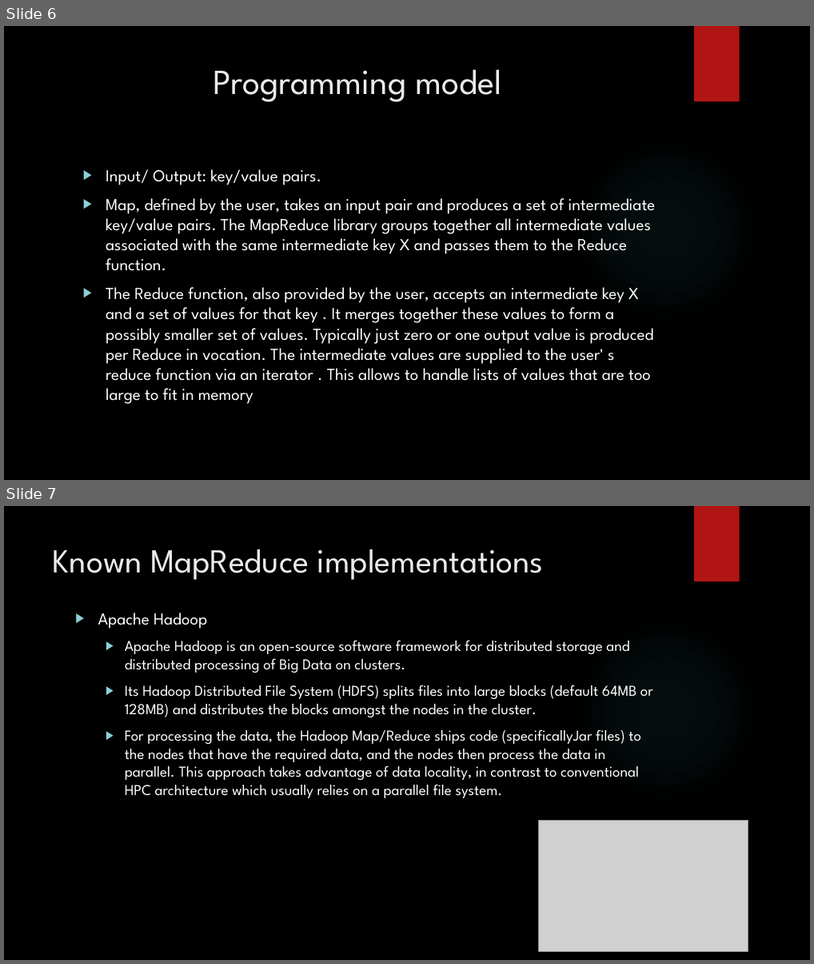
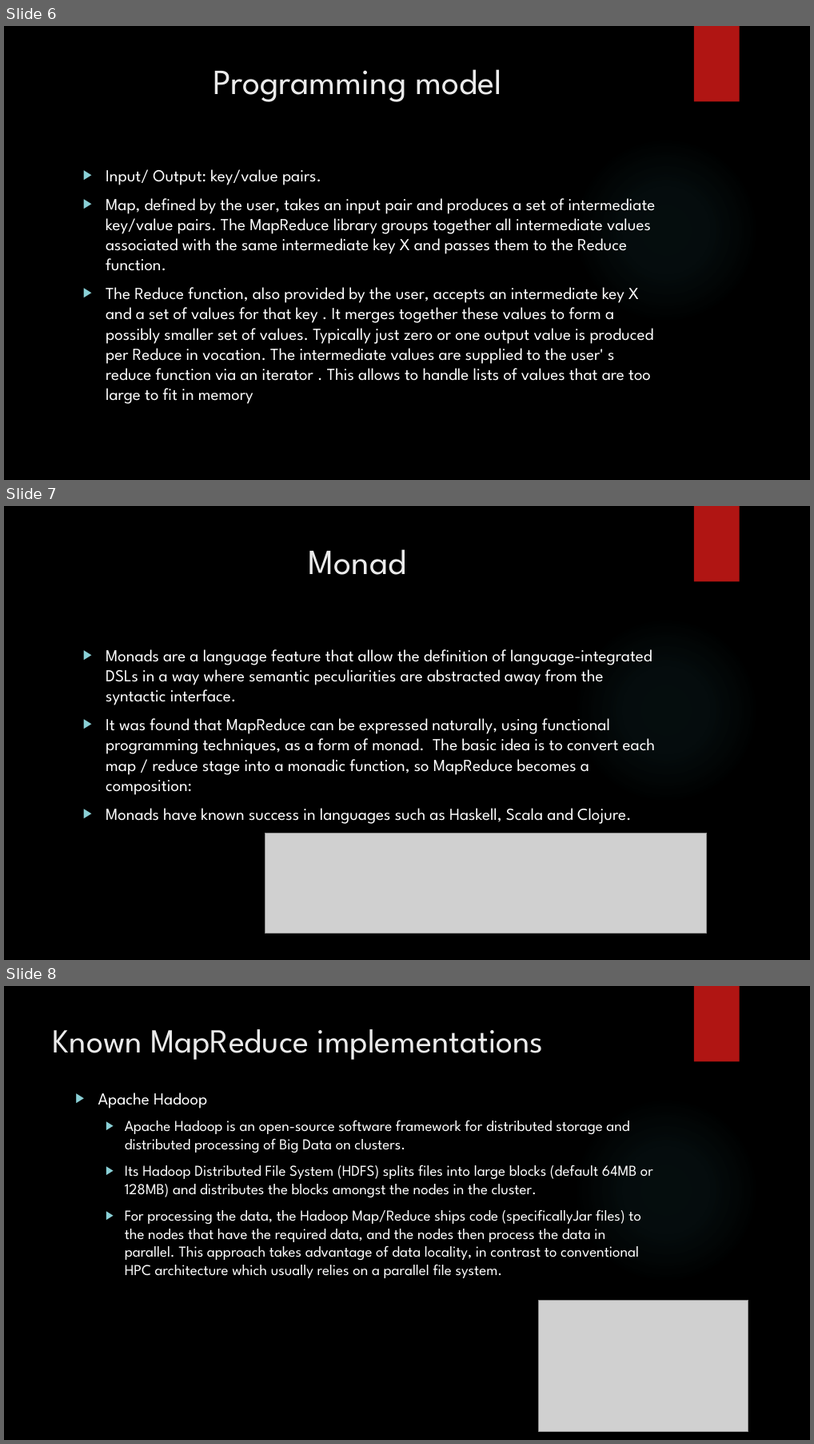
Before and after one commit to Mouzician/ESOF, a slide deck: PPTESOF.pptx. Shown one above the other, each under a label of ours: slides 6 and 7 before the commit, slides 6, 7 and 8 after it. The pictures are 814x964 and 814x1444 pixels, drawn with LibreOffice and Linux fonts; fonts in the diff are those of the drawing; grey boxes stand for pictures; background and template pictures are left out. Boxes give left, top, right and bottom in pixels: in the first picture for what was removed or moved away, otherwise in the second. Text is boxed around its words. In the diff, an @@ line names an element or a change of style, - is before the commit and + after.

Commit message:
:8ball: :+1: :-1: :accept: :-1: :+1: :8ball:
Monaderino

```diff
--- a/PPTESOF.pptx
+++ b/PPTESOF.pptx
@@ slide 7 added at [4,506,810,960], background picture (left out); not listed: 2 template elements that a slide beside it also shows @@
@@ title added at [309,549,406,575], 42 pt, text #EBEBEB @@
+Monad
@@ text added at [106,649,656,824], 20 pt, text #FFFFFF @@
+▶ Monads are a language feature that allow the definition of language-integrated DSLs in a way where semantic peculiarities are abstracted away from the syntactic interface.
+▶ It was found that MapReduce can be expressed naturally, using functional programming techniques, as a form of monad. The basic idea is to convert each map / reduce stage into a monadic function, so MapReduce becomes a composition:
+▶ Monads have known success in languages such as Haskell, Scala and Clojure.
@@ picture added at [266,832,707,932] @@
@@ what was slide 7 is now slide 8 @@
```
